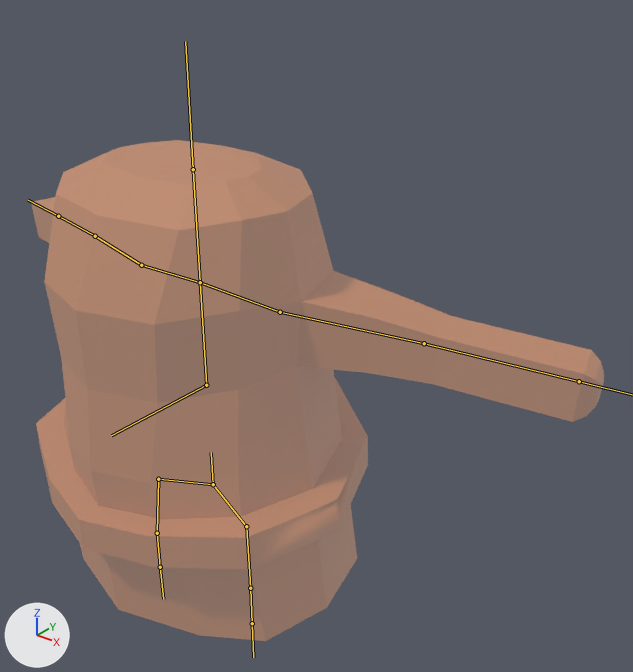
Renders of the FBX model TheFoodSupplier/Blender/haniwa_idole.fbx from each side of a commit.
One viewpoint serves both versions: a camera (50 mm lens) standing at (6.61, -6.13, 6.41) and looking at (1.01, 0.86, 2.07). The lights are fixed; the arrows at lower left show +X, +Y and +Z. The bones that bend it are drawn over the model as lines.
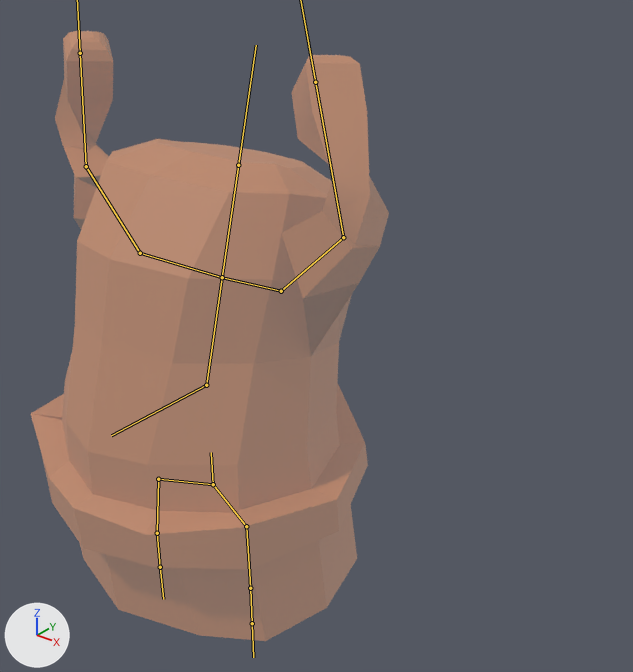
The newer file adds an action. The first version stands in its rest pose; the second is drawn at frame 11 of the action 'Armature|Win'.

Pixel boxes [x1, y1, x2, y2] of what changed, in the pictures (633 x 672 px):
'Plane', posed (37% narrower, 22% taller): before [31, 140, 604, 641]; after [31, 31, 389, 641]
bone 'CenterBody', root to tip: before (206, 385) to (200, 282); after (206, 385) to (222, 277)
bone 'RightBody', root to tip: before (200, 282) to (280, 312); after (222, 277) to (281, 291)
bone 'RightArm', root to tip: before (280, 312) to (424, 343); after (281, 291) to (343, 237)
bone 'RightHand', root to tip: before (424, 343) to (579, 381); after (343, 237) to (315, 82)
bone 'LeftBody', root to tip: before (200, 282) to (141, 265); after (222, 277) to (140, 253)
bone 'LeftArm', root to tip: before (141, 265) to (95, 236); after (140, 253) to (86, 166)
bone 'LeftHand', root to tip: before (95, 236) to (58, 216); after (86, 166) to (80, 53)

What the commit changed:
Bone 'CenterBody' (bone_centerbody) turns from (0, 0, 0) to (-15, 0, 0) degrees about its own x, y and z.
Bone 'RightBody' (bone_rightbody) turns from (0, 0, 0) to (15, 45, -7) degrees about its own x, y and z.
Bone 'RightArm' (bone_rightarm) turns from (0, 0, 0) to (44, 46, 29) degrees about its own x, y and z.
Bone 'RightHand' (bone_righthand) turns from (0, 0, 0) to (-46, 74, 44) degrees about its own x, y and z.
Bone 'LeftBody' (bone_leftbody) turns from (0, 0, 0) to (10, -49, 14) degrees about its own x, y and z.
Bone 'LeftArm' (bone_leftarm) turns from (0, 0, 0) to (8, -67, -30) degrees about its own x, y and z.
Bone 'LeftHand' (bone_lefthand) turns from (0, 0, 0) to (-10, -106, -72) degrees about its own x, y and z.
